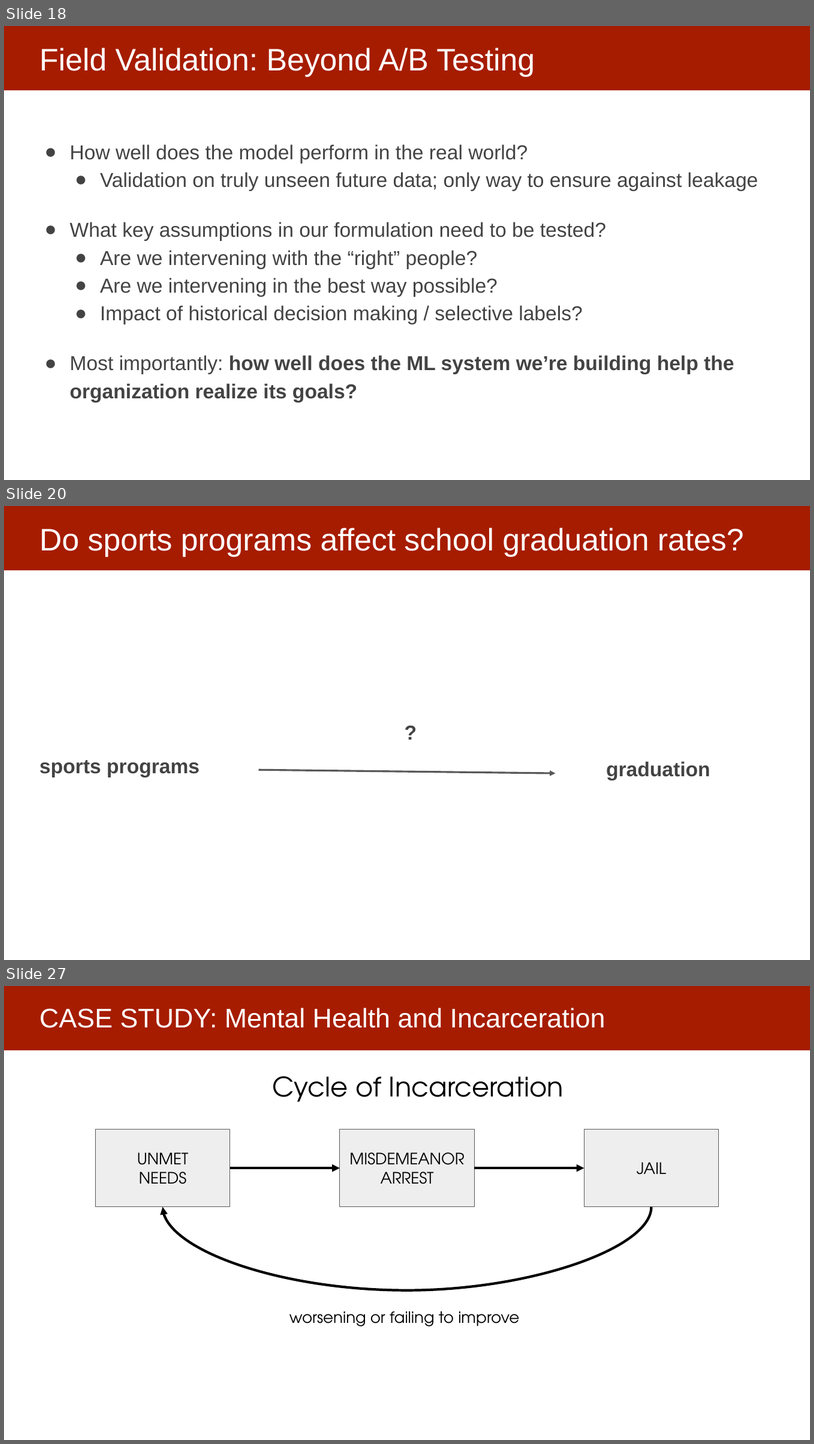
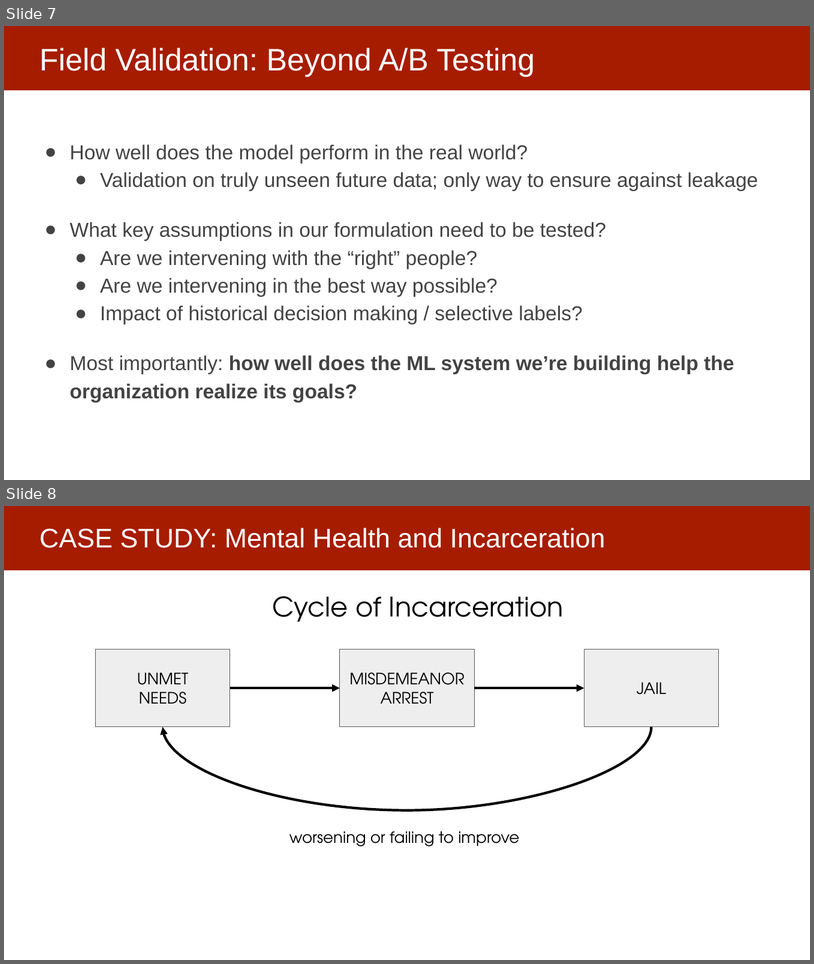
Before and after one commit to dssg/MLinPractice, a slide deck: Lectures/Lecture20-FieldValidation.pptx. Shown one above the other, each under a label of ours: slides 18, 20 and 27 before the commit, slides 7 and 8 after it; the slides between them are not shown. The pictures are 814x1444 and 814x964 pixels, drawn with LibreOffice and Linux fonts; fonts in the diff are those of the drawing. Boxes give left, top, right and bottom in pixels: in the first picture for what was removed or moved away, otherwise in the second. Text is boxed around its words. In the diff, an @@ line names an element or a change of style, - is before the commit and + after.

```diff
--- a/Lectures/Lecture20-FieldValidation.pptx
+++ b/Lectures/Lecture20-FieldValidation.pptx
@@ slide 20 removed at [4,506,810,960], background #FFFFFF; not listed: 1 template element that a slide beside it also shows @@
@@ title removed at [39,528,744,557] @@
-Do sports programs affect school graduation rates?
@@ text removed at [396,708,437,759] @@
-?
@@ text removed at [39,760,200,777] @@
-sports programs
@@ arrow removed from (258, 770) to (556, 774) @@
@@ text removed at [606,761,711,780] @@
-graduation
@@ what was slide 18 is now slide 7 @@
@@ what was slide 27 is now slide 8 @@
```
Also in this commit, not shown: 25 other slides removed.
